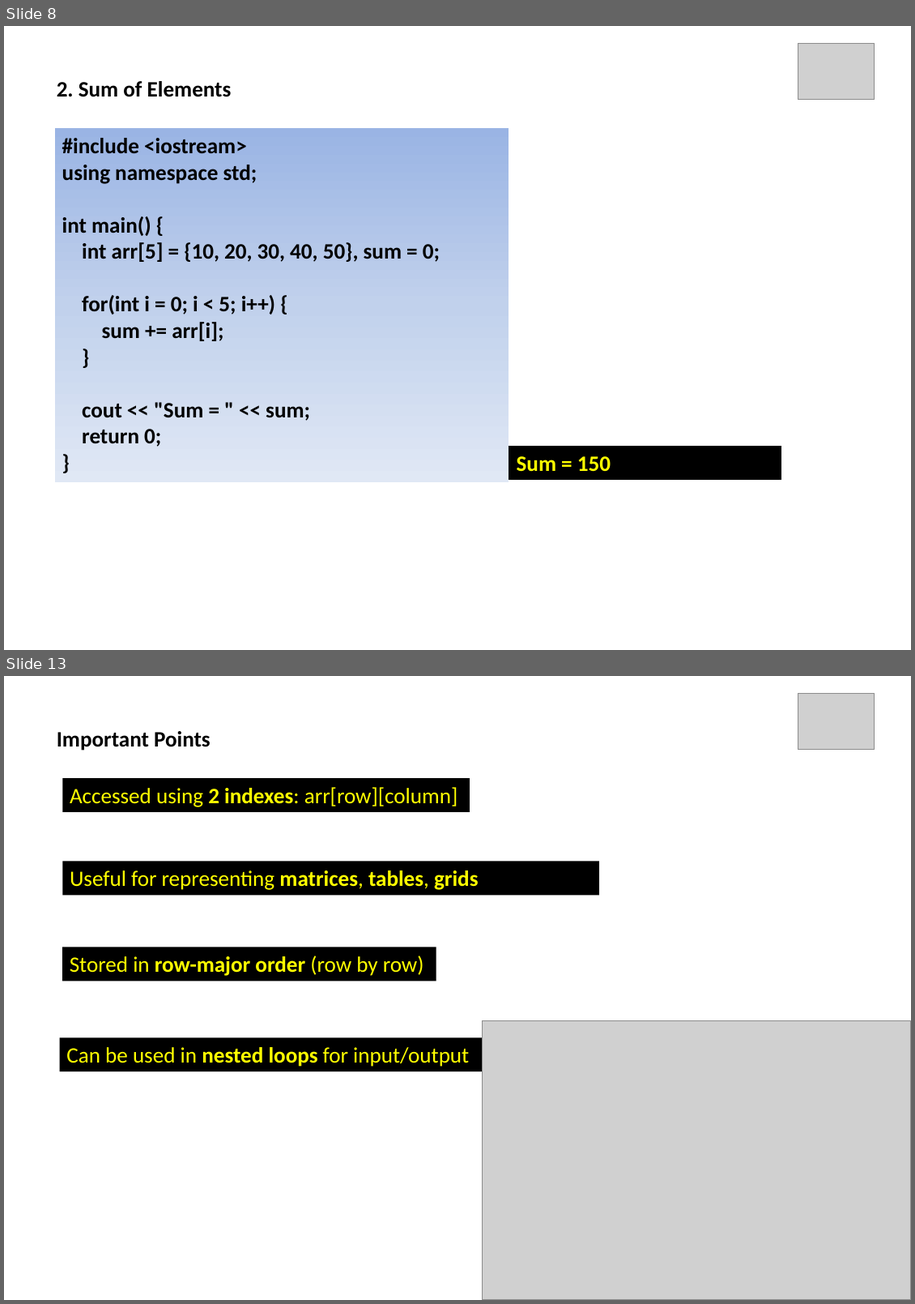
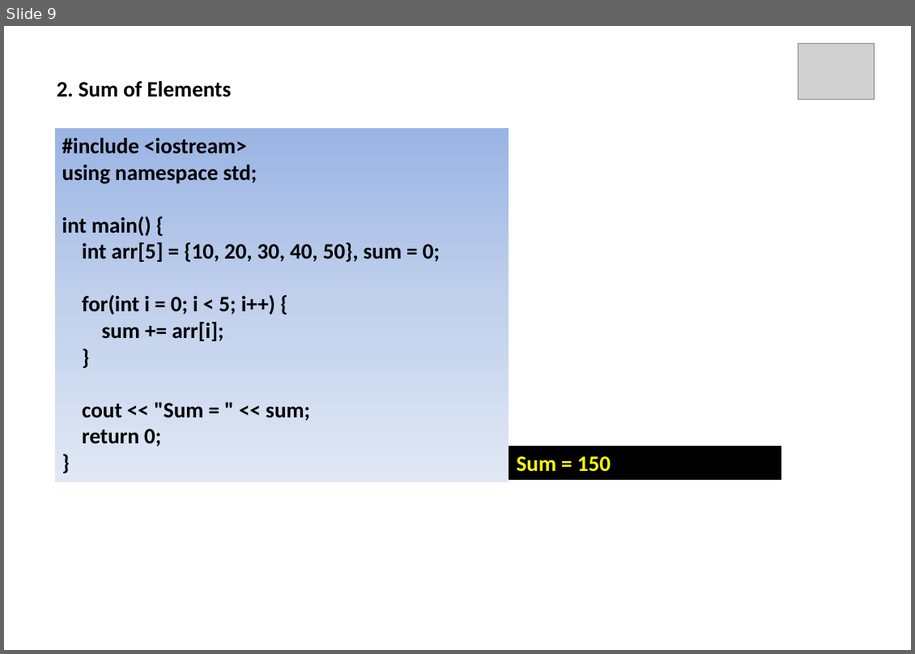
Before and after one commit to ParthasarathiSwain/C-plus-plus-Tutorial, a slide deck: Day 13/Array C++.pptx. Shown one above the other, each under a label of ours: slides 8 and 13 before the commit, slide 9 after it; the slides between them are not shown. The pictures are 915x1304 and 915x654 pixels, drawn with LibreOffice and Linux fonts; fonts in the diff are those of the drawing; grey boxes stand for pictures. Boxes give left, top, right and bottom in pixels: in the first picture for what was removed or moved away, otherwise in the second. Text is boxed around its words. In the diff, an @@ line names an element or a change of style, - is before the commit and + after.

```diff
--- a/Day 13/Array C++.pptx
+++ b/Day 13/Array C++.pptx
@@ slide 13 removed at [4, 676, 911, 1300], background #FFFFFF @@
@@ picture removed at [798, 693, 875, 751] @@
@@ text removed at [57, 731, 211, 751] @@
-Important Points
@@ rectangle removed at [62, 778, 469, 812] @@
-Accessed using 2 indexes: arr[row][column]
@@ rectangle removed at [62, 861, 599, 895] @@
-Useful for representing matrices, tables, grids
@@ rectangle removed at [62, 947, 436, 981] @@
-Stored in row-major order (row by row)
@@ rectangle removed at [59, 1037, 482, 1071] @@
-Can be used in nested loops for input/output
@@ picture removed at [482, 1021, 911, 1300] @@
@@ what was slide 8 is now slide 9 @@
```
Also in this commit, not shown: 1 slide added, 9 other slides removed, 12 other files.
